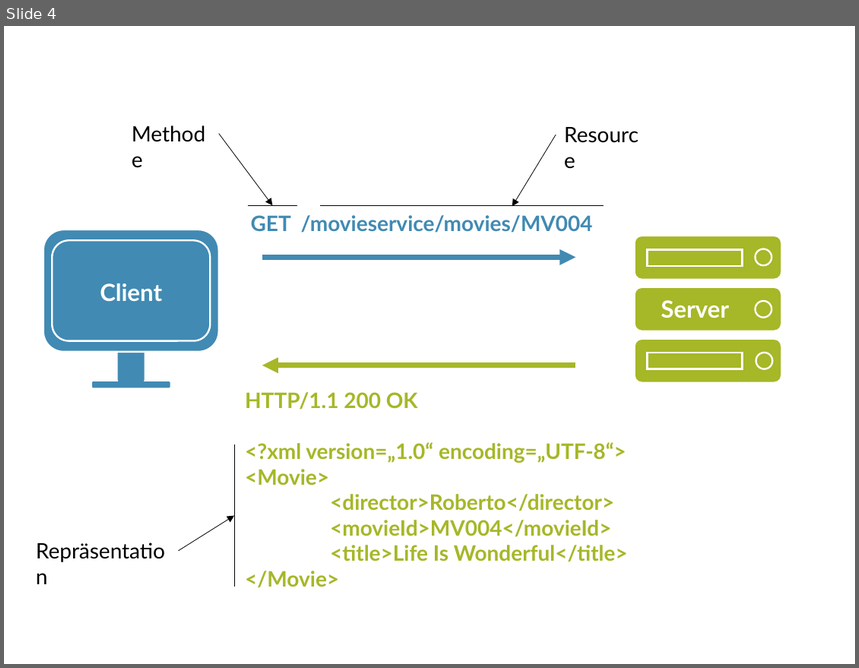
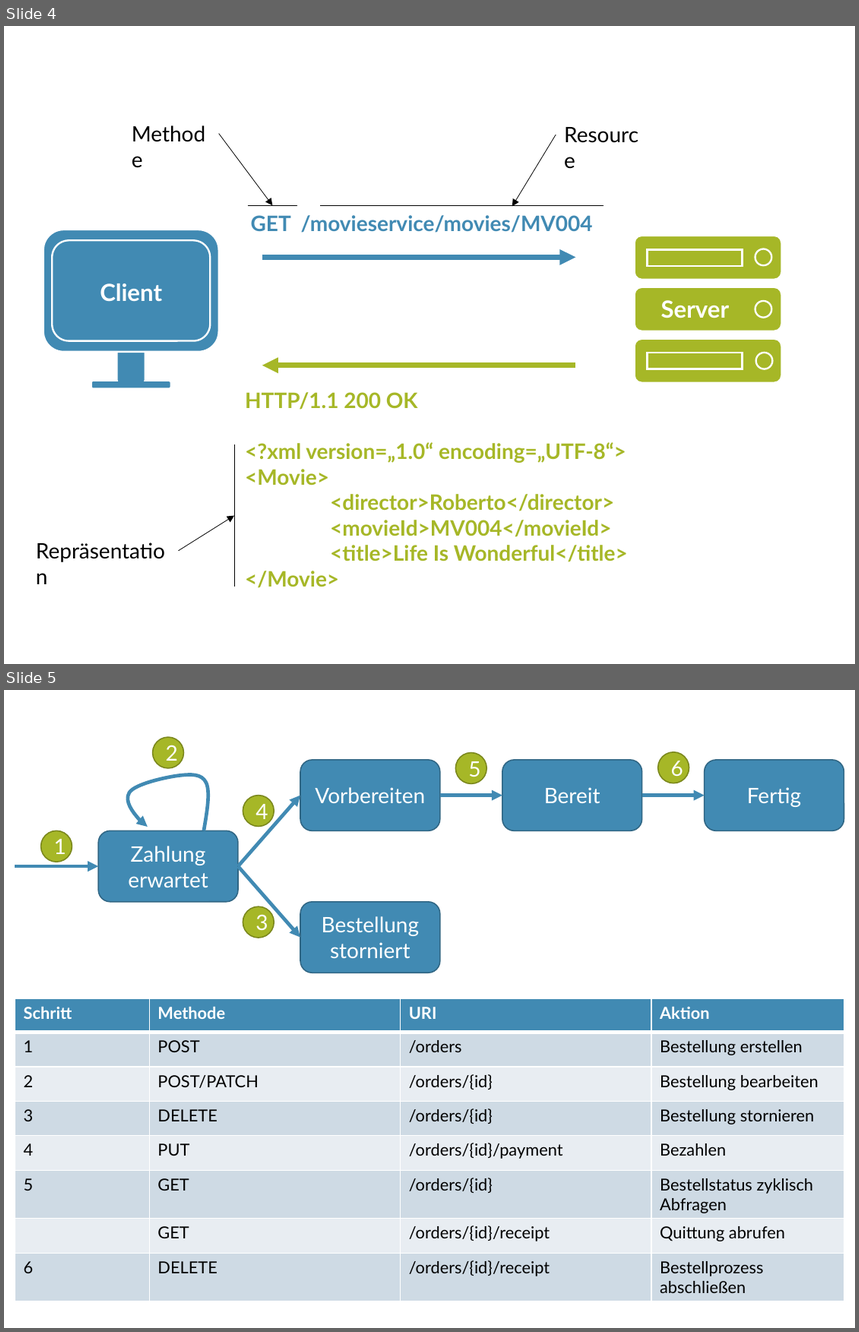
Before and after one commit to FabianWilms/hm-ba, a slide deck: images/ppt/graphics.pptx. Shown one above the other, each under a label of ours: slide 4 before the commit, slides 4 and 5 after it. The pictures are 859x668 and 859x1332 pixels, drawn with LibreOffice and Linux fonts; fonts in the diff are those of the drawing. Boxes give left, top, right and bottom in pixels: in the first picture for what was removed or moved away, otherwise in the second. Text is boxed around its words. In the diff, an @@ line names an element or a change of style, - is before the commit and + after.

```diff
--- a/images/ppt/graphics.pptx
+++ b/images/ppt/graphics.pptx
@@ slide 5 added at (4,690,855,1328), background #FFFFFF @@
@@ group added at (15,737,844,973): 6 ellipses, 5 rounded rectangles, 5 arrows, 1 freeform shape @@
+Zahlung erwartet
+Bestellung storniert
+Vorbereiten
+Bereit
+Fertig
+1
+2
+4
+3
+5
+6
@@ table added at (15,999,844,1302), 8 rows, 4 columns @@
+Schritt | Methode | URI | Aktion
+1 | POST | /orders | Bestellung erstellen
+2 | POST/PATCH | /orders/{id} | Bestellung bearbeiten
+3 | DELETE | /orders/{id} | Bestellung stornieren
+4 | PUT | /orders/{id}/payment | Bezahlen
+5 | GET | /orders/{id} | Bestellstatus zyklisch Abfragen
+ | GET | /orders/{id}/receipt | Quittung abrufen
+6 | DELETE | /orders/{id}/receipt | Bestellprozess abschließen
```
Also in this commit, not shown: 5 other files.
